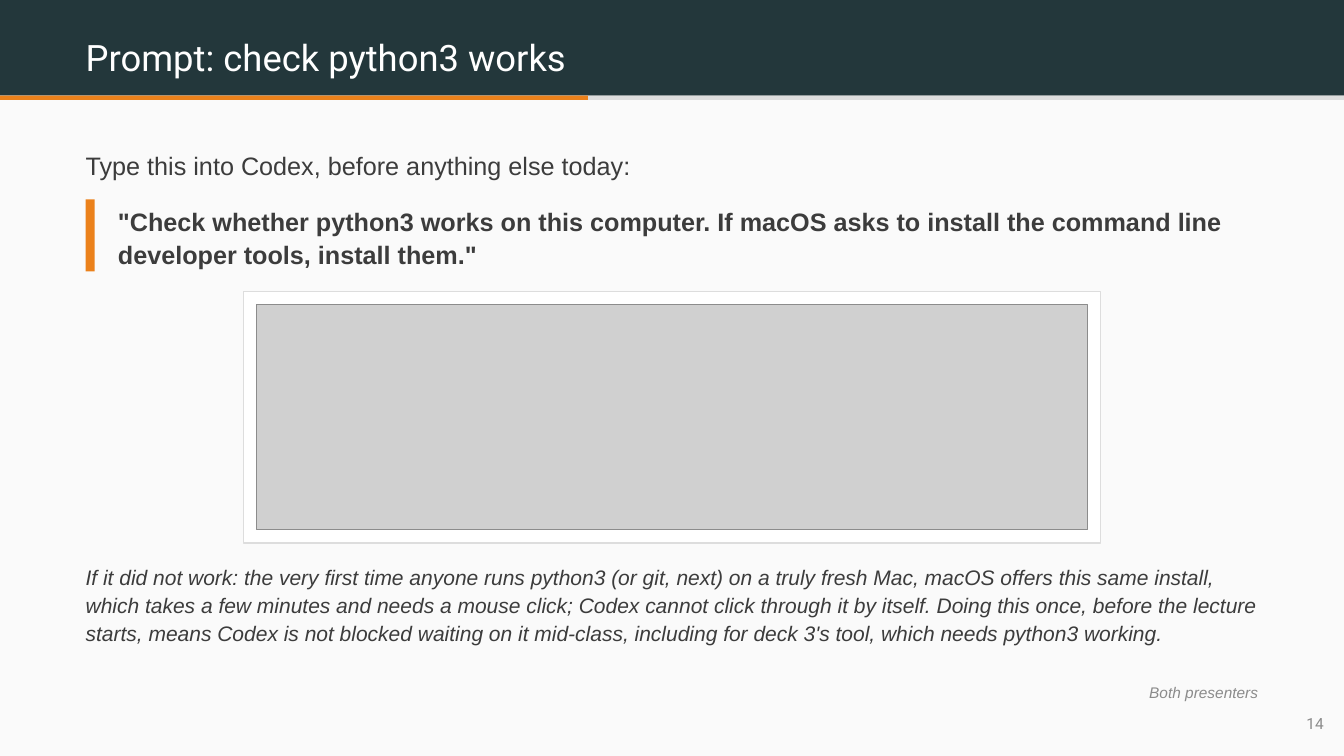
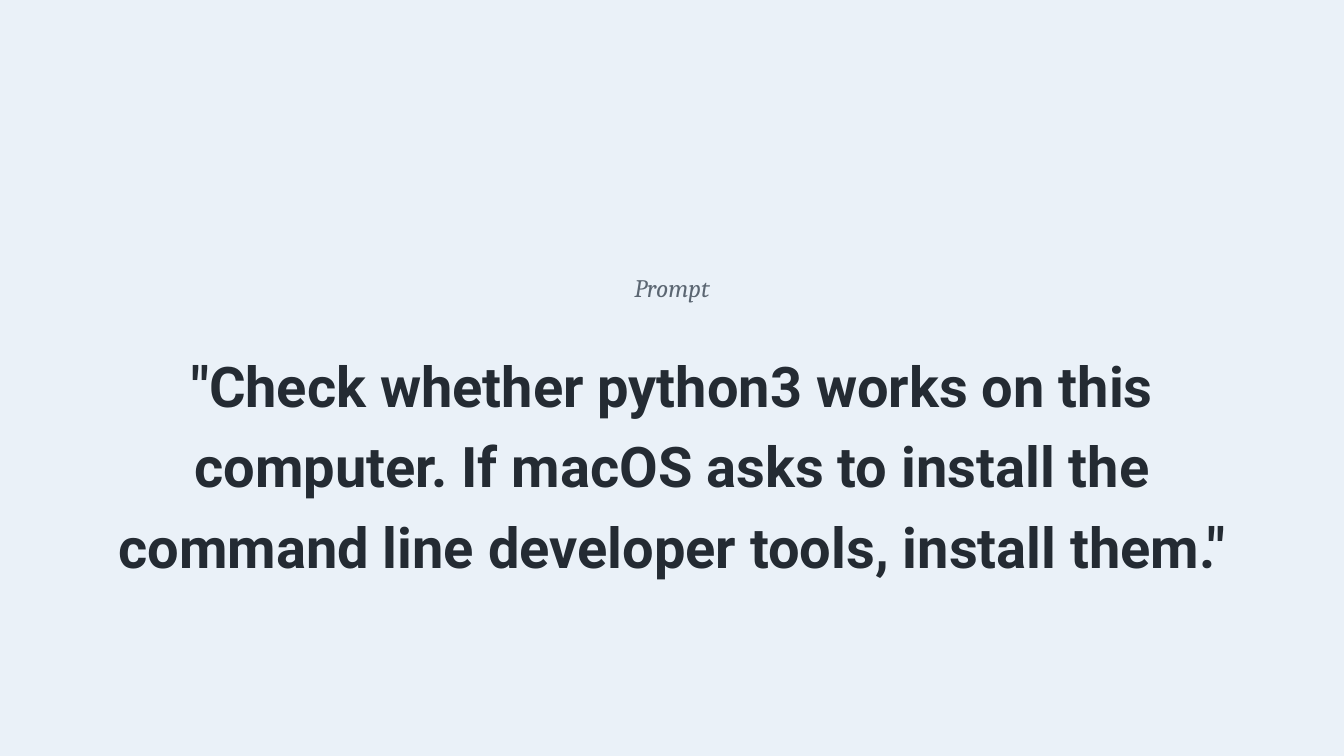
Before and after one commit to benjiesotelo-sudo/Telos_FIN1209, a slide deck: slide 9 of special-lecture/FIN1209-Special-Lecture-1-Setup.pptx (slide 14 before the commit). Drawn at 1344x756 pixels with LibreOffice and Linux fonts; fonts in the diff are those of the drawing; grey boxes stand for pictures. Boxes give left, top, right and bottom in pixels: in the first picture for what was removed or moved away, otherwise in the second. Text is boxed around its words. In the diff, an @@ line names an element or a change of style, - is before the commit and + after.

```diff
--- a/special-lecture/FIN1209-Special-Lecture-1-Setup.pptx
+++ b/special-lecture/FIN1209-Special-Lecture-1-Setup.pptx
@@ rectangle at (0,0,1344,756): fill #FAFAFA to #EAF1F8 @@
@@ rectangle removed at (0,0,1344,96) @@
@@ text removed at (86,43,566,79) @@
-Prompt: check python3 works
@@ rectangle removed at (0,96,1344,100) @@
@@ rectangle removed at (0,96,588,100) @@
@@ text removed at (86,156,631,181) @@
-Type this into Codex, before anything else today:
@@ rectangle removed at (86,200,95,271) @@
@@ rectangle removed at (243,291,1101,542) @@
@@ text added at (634,280,709,303), 18 pt, text #5B6672, italic @@
+Prompt
@@ picture removed at (256,304,1088,529) @@
@@ text ""Check whether python3 works on ...": place and size @@
-text ""Check whether python3 works on ..." at (118,212,1221,270)
+text ""Check whether python3 works on ..." at (118,365,1225,580)
@@ text ""Check whether python3 works on ..." at (118,365,1225,580): size 18 to 40 pt, font Arial to Roboto, text colour #3C3C3C to #242B33; alignment left to centre; line spacing 1.12 to 1.2 @@
@@ text removed at (86,569,1256,646) @@
-If it did not work: the very first time anyone runs python3 (or git, next) on a truly fresh Mac, macOS offers this same install, which takes a few minutes and needs a mouse click; Codex cannot click through it by itself. Doing this once, before the lecture starts, means Codex is not blocked waiting on it mid-class, including for deck 3's tool, which needs python3 working.
@@ text removed at (1149,687,1258,701) @@
-Both presenters
@@ text removed at (1306,718,1323,729) @@
-14
```
Also in this commit, not shown: 6 other slides changed, 6 slides added, 25 slides removed, 4 other files.
